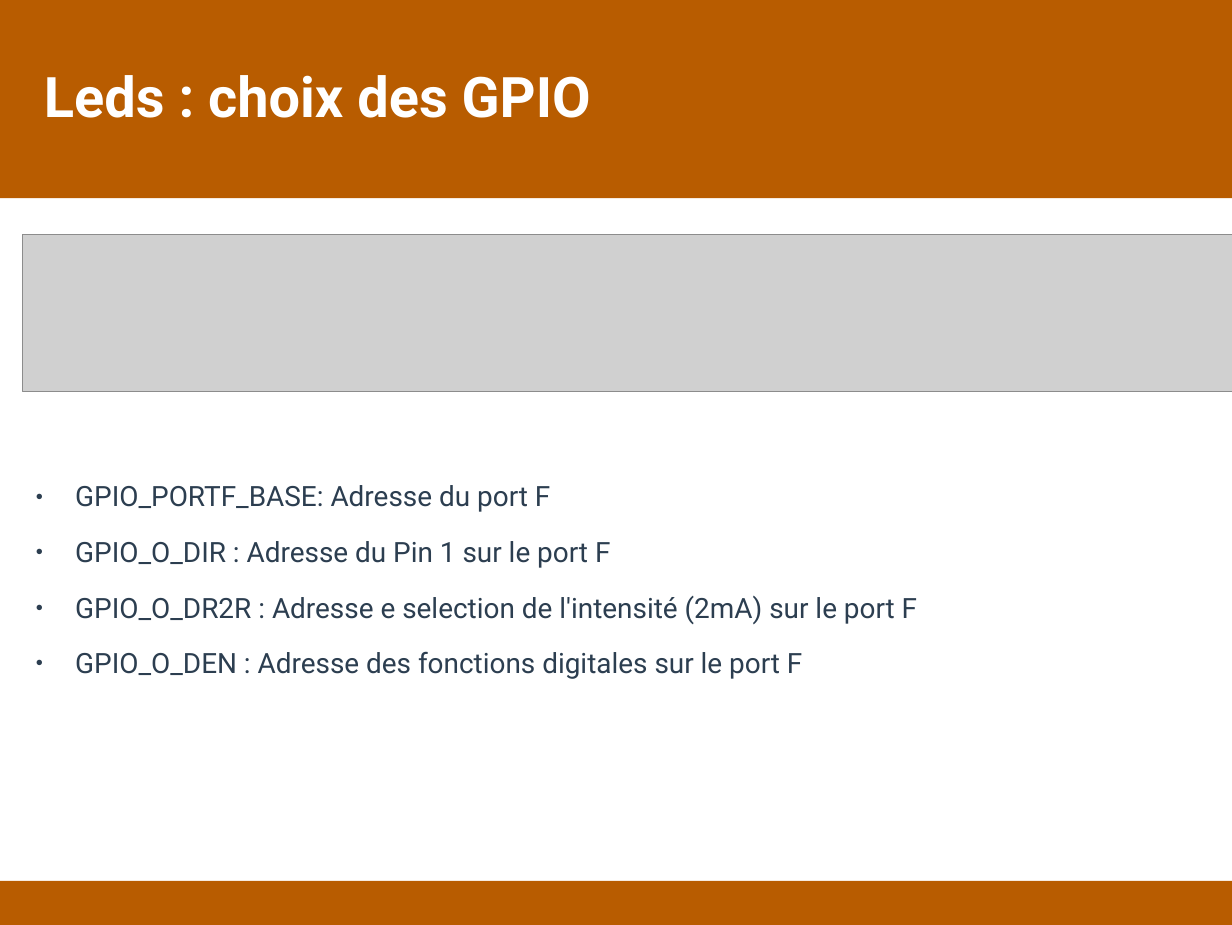
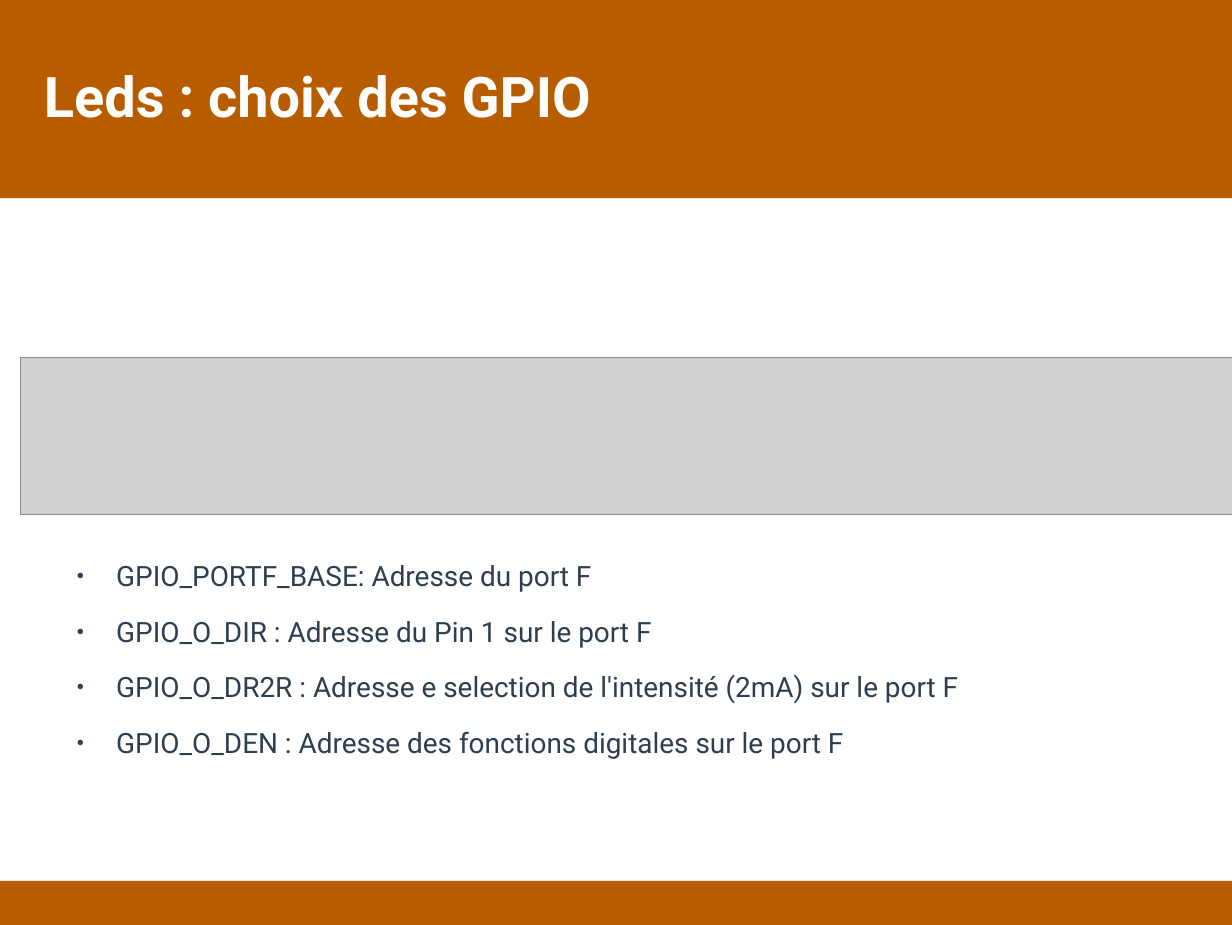
Before and after one commit to Pholith/ARM-Stellaris-TerrorBot, a slide deck: slide 4 of Présentation.odp. Drawn at 1232x925 pixels with LibreOffice and Linux fonts; fonts in the diff are those of the drawing; grey boxes stand for pictures. Boxes give left, top, right and bottom in pixels: in the first picture for what was removed or moved away, otherwise in the second. Text is boxed around its words. In the diff, an @@ line names an element or a change of style, - is before the commit and + after.

```diff
--- a/Présentation.odp
+++ b/Présentation.odp
@@ picture: place and size @@
-picture at [22, 235, 1232, 391]
+picture at [20, 358, 1232, 514]
@@ text "GPIO_PORTF_BASE: Adresse du port F": place and size @@
-text "GPIO_PORTF_BASE: Adresse du port F" at [75, 485, 917, 679]
+text "GPIO_PORTF_BASE: Adresse du port F" at [116, 565, 958, 759]
```
Also in this commit, not shown: 1 other slide changed, 1 other file.
